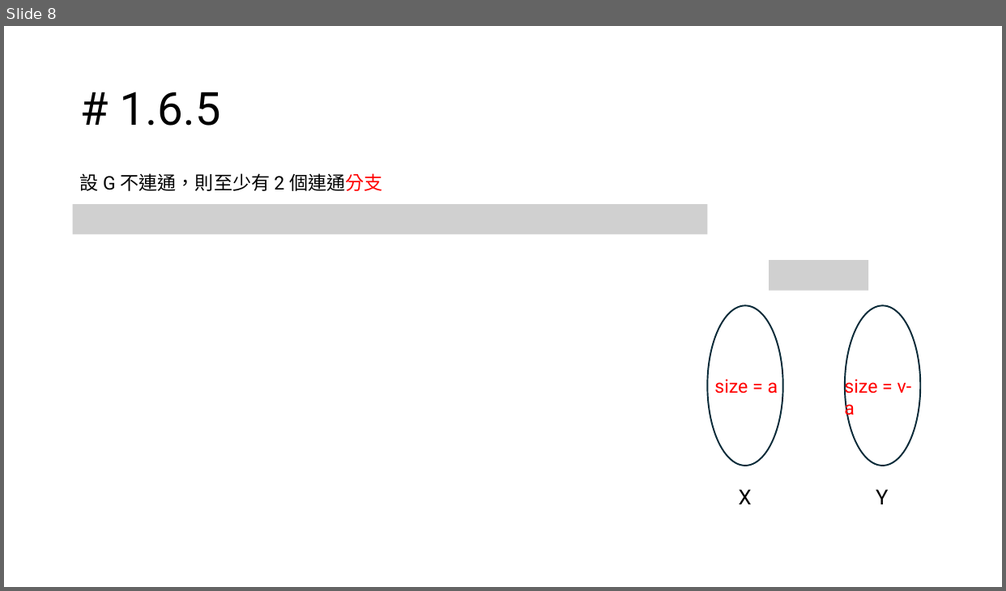
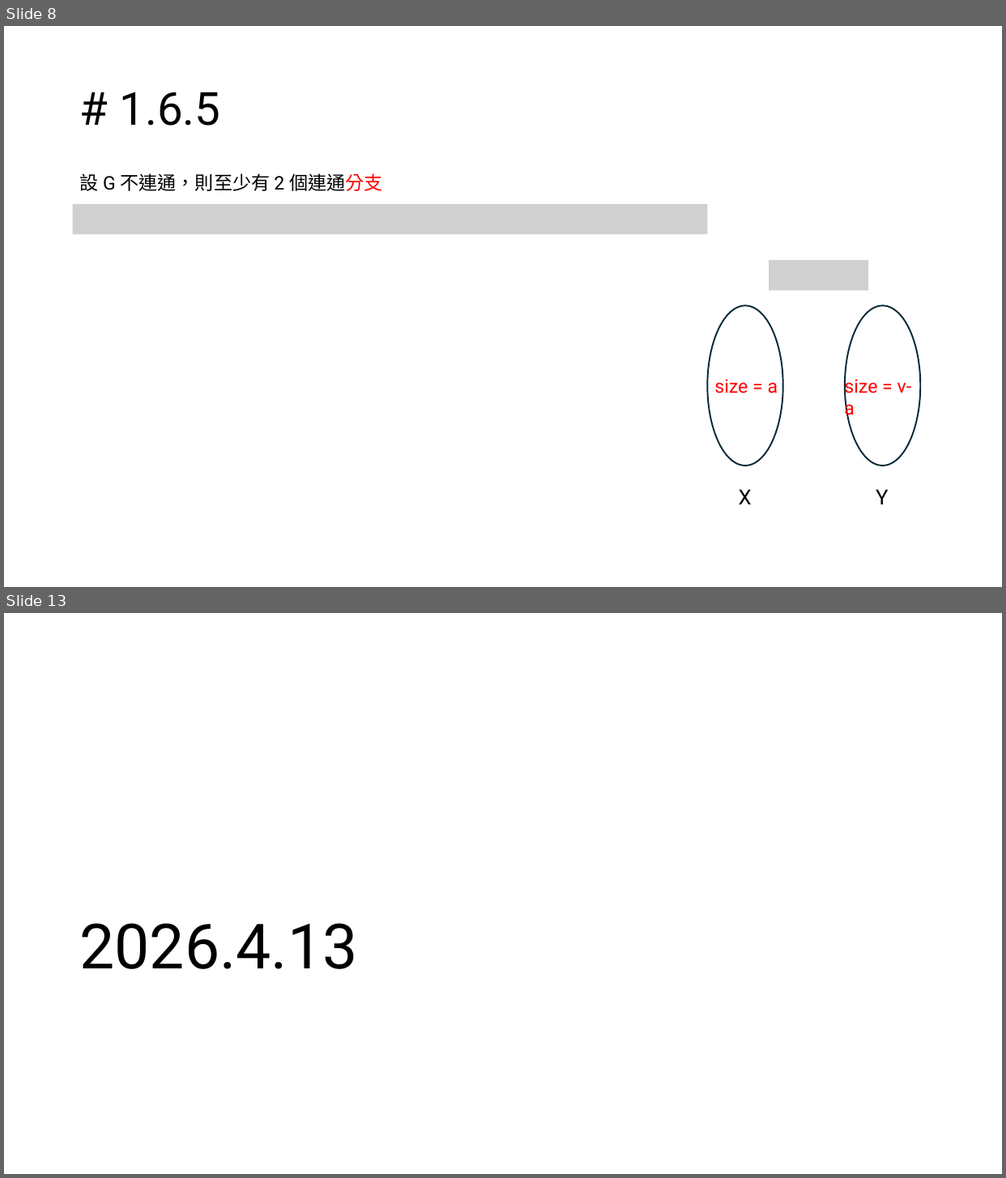
Before and after one commit to PuiPu/senior-college-spring, a slide deck: 圖論/期中圖.pptx. Shown one above the other, each under a label of ours: slide 8 before the commit, slides 8 and 13 after it; the slides between them are not shown. The pictures are 1006x591 and 1006x1178 pixels, drawn with LibreOffice and Linux fonts; fonts in the diff are those of the drawing; grey boxes stand for pictures. Boxes give left, top, right and bottom in pixels: in the first picture for what was removed or moved away, otherwise in the second. Text is boxed around its words. In the diff, an @@ line names an element or a change of style, - is before the commit and + after.

```diff
--- a/圖論/期中圖.pptx
+++ b/圖論/期中圖.pptx
@@ slide 13 added at bbox=[4, 613, 1002, 1174], background #FFFFFF @@
@@ title added at bbox=[79, 923, 357, 969], 60 pt, text #000000 @@
+2026.4.13
```
Also in this commit, not shown: 10 other slides added, 12 other files.
